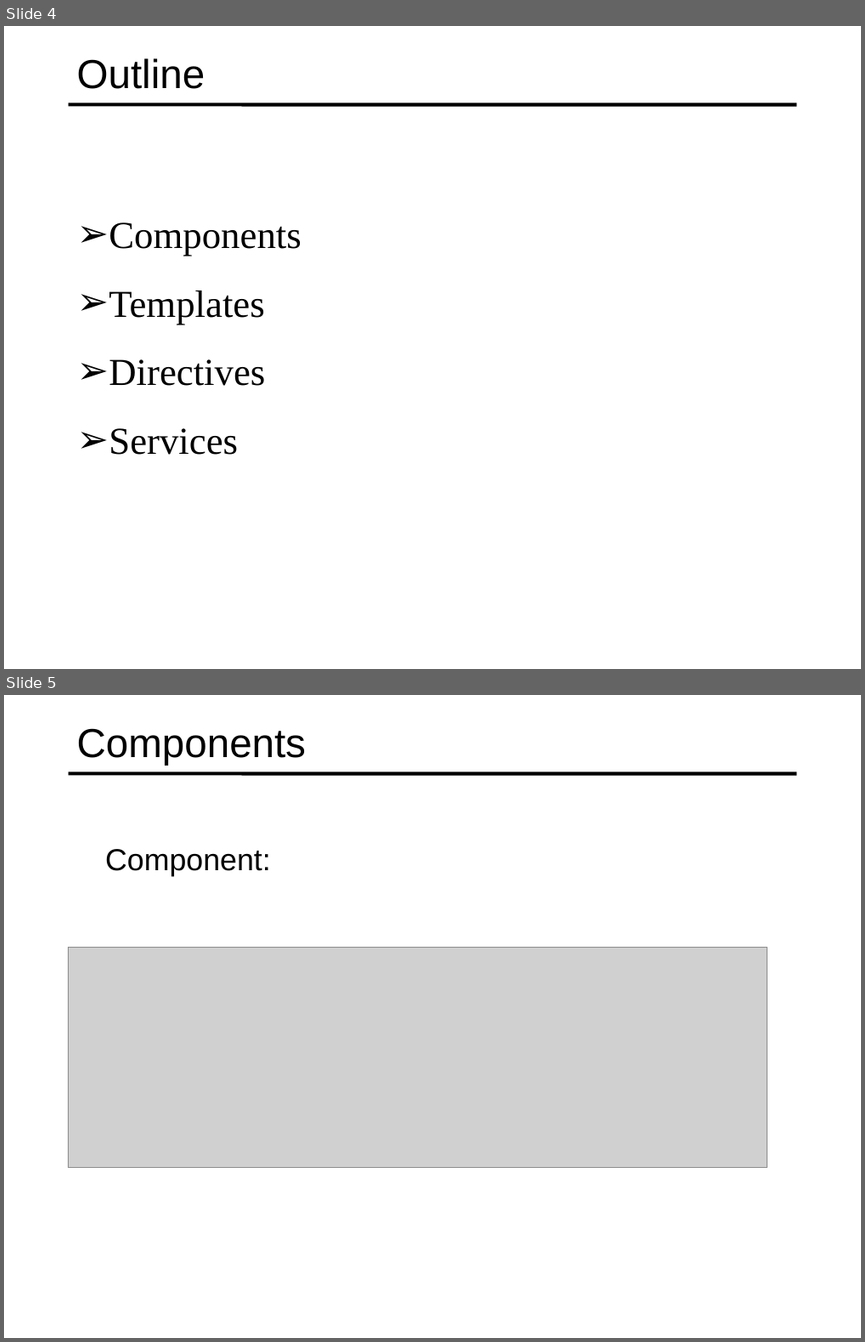
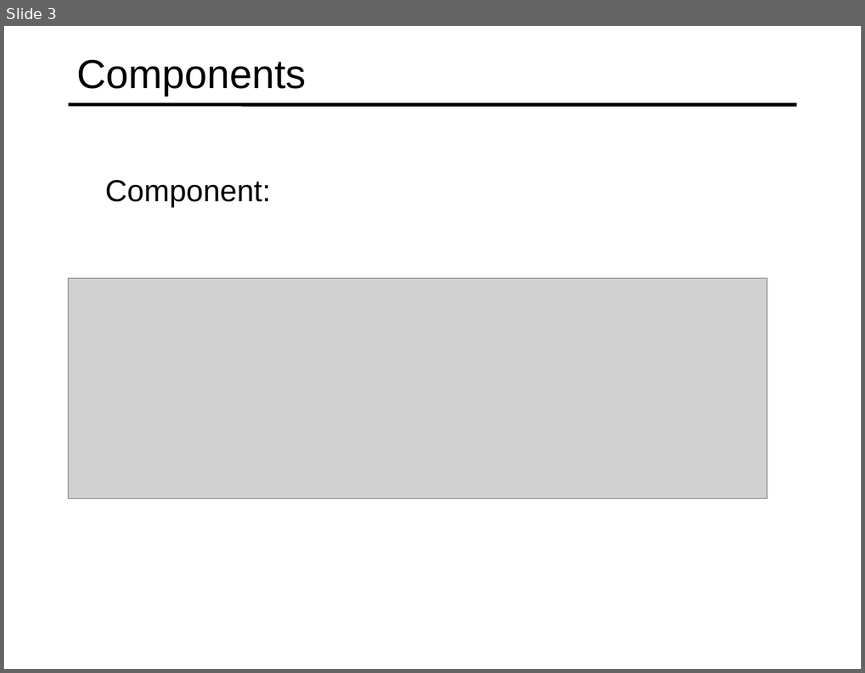
Before and after one commit to specter01wj/Jago_Link_Training, a slide deck: Angular/Angular7/Angular Advanced Course/Essentials/2.Displaying Data and Handling Events/L2_Displaying Data and Handling Events.ppt. Shown one above the other, each under a label of ours: slides 4 and 5 before the commit, slide 3 after it. The pictures are 865x1342 and 865x673 pixels, drawn with LibreOffice and Linux fonts; fonts in the diff are those of the drawing; grey boxes stand for pictures. Boxes give left, top, right and bottom in pixels: in the first picture for what was removed or moved away, otherwise in the second. Text is boxed around its words. In the diff, an @@ line names an element or a change of style, - is before the commit and + after.

```diff
--- a/Angular/Angular7/Angular Advanced Course/Essentials/2.Displaying Data and Handling Events/L2_Displaying Data and Handling Events.ppt
+++ b/Angular/Angular7/Angular Advanced Course/Essentials/2.Displaying Data and Handling Events/L2_Displaying Data and Handling Events.ppt
@@ slide 4 removed at <box>4,26,861,669</box>, background #FFFFFF; not listed: 1 template element that a slide beside it also shows @@
@@ title removed at <box>77,58,205,89</box> @@
-Outline
@@ text removed at <box>109,222,301,454</box> @@
-➢ Components
-➢ Templates
-➢ Directives
-➢ Services
@@ what was slide 5 is now slide 3 @@
```
Also in this commit, not shown: 1 slide changed, 1 slide added, 2 other slides removed, 1 other file.
